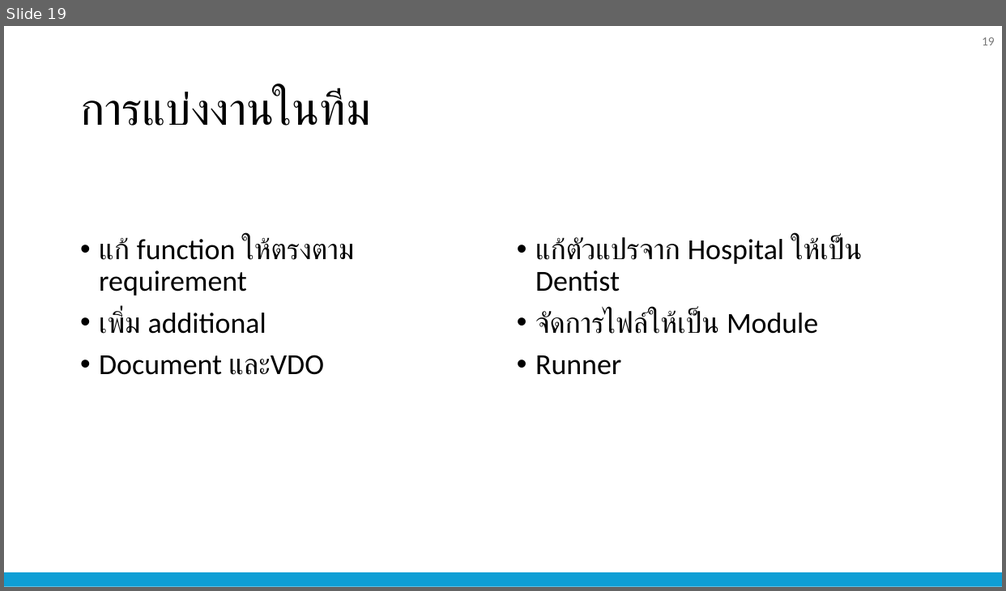
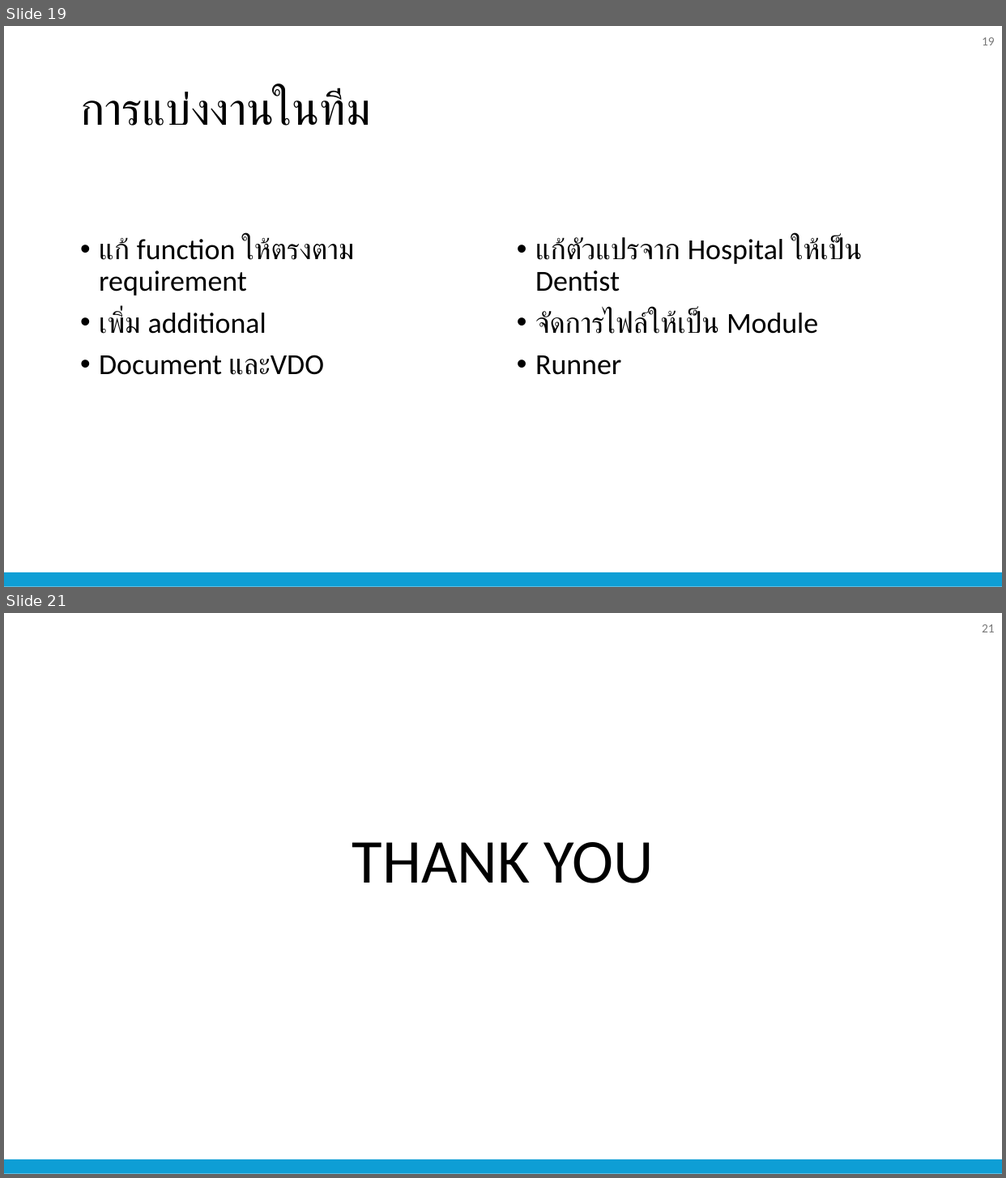
Before and after one commit to nattapong232/DentistBooking, a slide deck: SRS.pptx. Shown one above the other, each under a label of ours: slide 19 before the commit, slides 19 and 21 after it; the slides between them are not shown. The pictures are 1006x591 and 1006x1178 pixels, drawn with LibreOffice and Linux fonts; fonts in the diff are those of the drawing. Boxes give left, top, right and bottom in pixels: in the first picture for what was removed or moved away, otherwise in the second. Text is boxed around its words. In the diff, an @@ line names an element or a change of style, - is before the commit and + after.

```diff
--- a/SRS.pptx
+++ b/SRS.pptx
@@ slide 21 added at box(4, 613, 1002, 1174), background #FFFFFF; not listed: 1 template element that a slide beside it also shows @@
@@ page number added at box(982, 624, 995, 632), 12 pt, text #797979 @@
+21
@@ title added at box(352, 842, 654, 884), 60 pt, text #000000 @@
+THANK YOU
```
Also in this commit, not shown: 2 slides changed, 13 other files.
